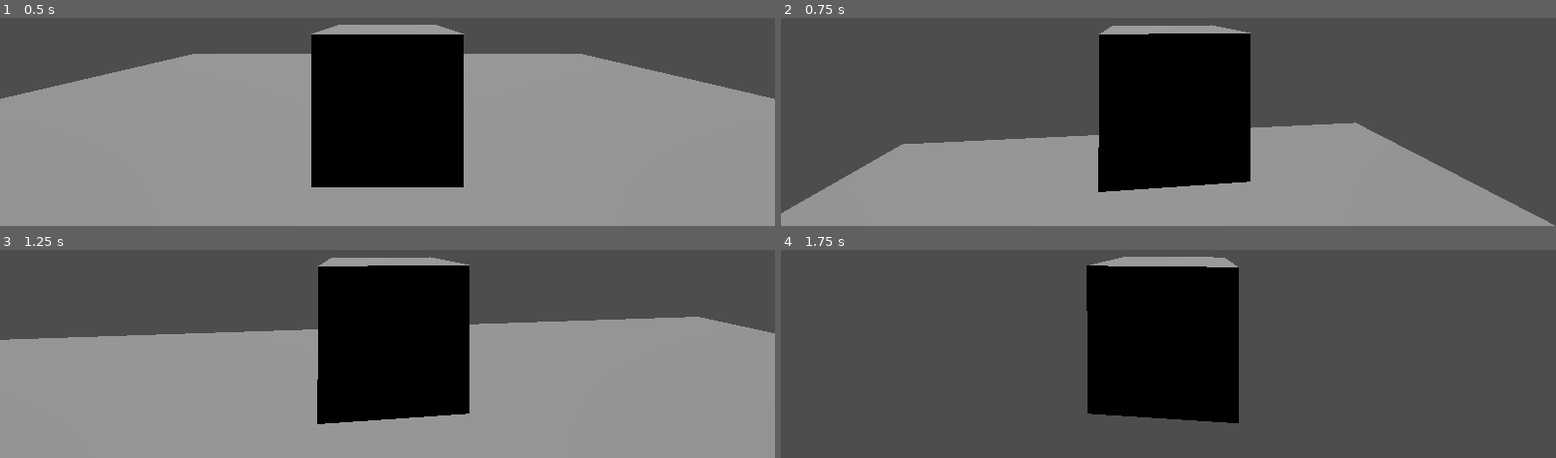
Above: before the commit, frames 1-4 (two rows, left to right).
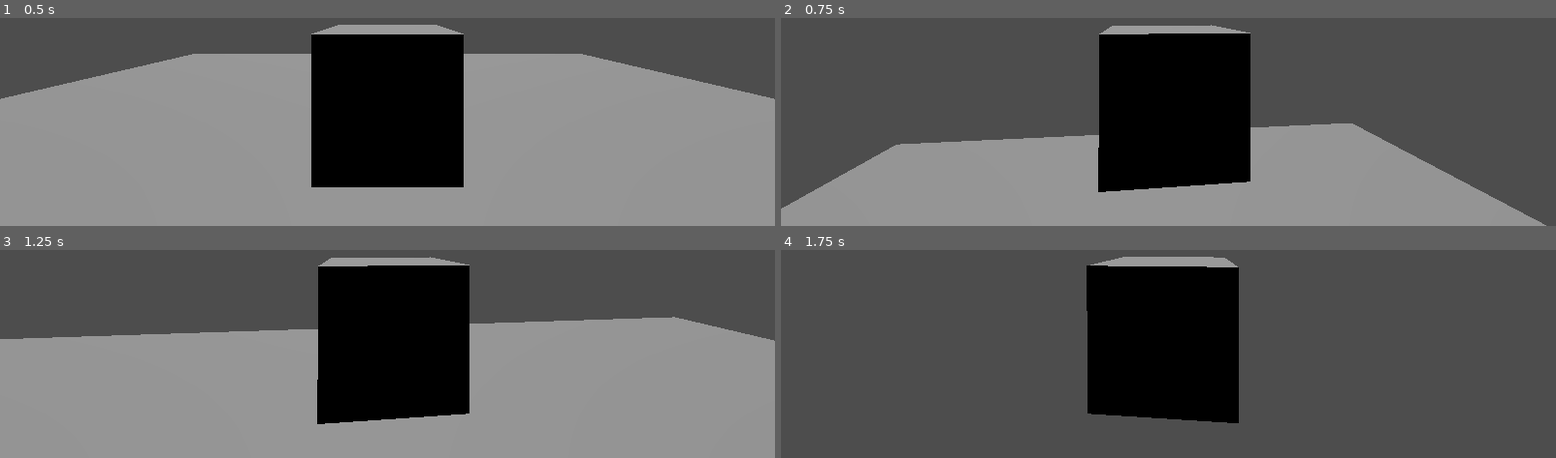
Above: after the commit, the same moments.

Repository: RavenRandomz/cube-extentialis-bossfight
Game: Godot game, scene res://testworld.tscn
Same seed, same stepped clock (60 frames per second), same inputs: the game is played once before the commit and once after it.
Inputs (mouse positions are in pixels of both pictures, inside the frame that each line leads up to):
- Up to frame 1 (0.5 s): no input
- Up to frame 2 (0.75 s): tap Enter (ui_accept) at 0.5 s; move the mouse to (outside the picture) at 0.52 s; hold Up (ui_up) from 0.53 s (still down); hold Shift from 0.53 s (still down); click (outside the picture) at 0.67 s
- Up to frame 3 (1.25 s): keep holding Up (ui_up); keep holding Shift; tap Enter (ui_accept) at 0.77 s
- Up to frame 4 (1.75 s): keep holding Up (ui_up); move the mouse to (outside the picture) at 1.27 s; release Shift at 1.28 s; tap Alt at 1.35 s; tap Enter (ui_accept) at 1.52 s

Frame 1 is identical in both runs. In frame 2, 0.7% of the frame differs, in the area x 0-100%, y 50-100%; in frame 3, 0.5%; in frame 4, less than 0.1%.

Commit message:
Add new input map for player
Update script again from mangled rebase

Diff:
--- a/character/player.tscn
+++ b/character/player.tscn
@@ -7,8 +7,9 @@
 
 [sub_resource type="BoxMesh" id="BoxMesh_gn7qv"]
 
-[node name="Player" type="CharacterBody3D"]
+[node name="Player" type="CharacterBody3D" node_paths=PackedStringArray("camera")]
 script = ExtResource("1_tb1br")
+camera = NodePath("OrbitalCamera")
 
 [node name="CollisionShape3D" type="CollisionShape3D" parent="."]
 shape = SubResource("BoxShape3D_mm66v")
--- a/project.godot
+++ b/project.godot
@@ -19,6 +19,33 @@
 
 project/assembly_name="Cubic Extentialis Bossfight"
 
+[input]
+
+player_forward={
+"deadzone": 0.5,
+"events": [Object(InputEventKey,"resource_local_to_scene":false,"resource_name":"","device":-1,"window_id":0,"alt_pressed":false,"shift_pressed":false,"ctrl_pressed":false,"meta_pressed":false,"pressed":false,"keycode":0,"physical_keycode":87,"key_label":0,"unicode":119,"echo":false,"script":null)
+, Object(InputEventKey,"resource_local_to_scene":false,"resource_name":"","device":-1,"window_id":0,"alt_pressed":false,"shift_pressed":false,"ctrl_pressed":false,"meta_pressed":false,"pressed":false,"keycode":0,"physical_keycode":4194320,"key_label":0,"unicode":0,"echo":false,"script":null)
+]
+}
+player_backward={
+"deadzone": 0.5,
+"events": [Object(InputEventKey,"resource_local_to_scene":false,"resource_name":"","device":-1,"window_id":0,"alt_pressed":false,"shift_pressed":false,"ctrl_pressed":false,"meta_pressed":false,"pressed":false,"keycode":0,"physical_keycode":83,"key_label":0,"unicode":115,"echo":false,"script":null)
+, Object(InputEventKey,"resource_local_to_scene":false,"resource_name":"","device":-1,"window_id":0,"alt_pressed":false,"shift_pressed":false,"ctrl_pressed":false,"meta_pressed":false,"pressed":false,"keycode":0,"physical_keycode":4194322,"key_label":0,"unicode":0,"echo":false,"script":null)
+]
+}
+player_strafeleft={
+"deadzone": 0.5,
+"events": [Object(InputEventKey,"resource_local_to_scene":false,"resource_name":"","device":-1,"window_id":0,"alt_pressed":false,"shift_pressed":false,"ctrl_pressed":false,"meta_pressed":false,"pressed":false,"keycode":0,"physical_keycode":65,"key_label":0,"unicode":97,"echo":false,"script":null)
+, Object(InputEventKey,"resource_local_to_scene":false,"resource_name":"","device":-1,"window_id":0,"alt_pressed":false,"shift_pressed":false,"ctrl_pressed":false,"meta_pressed":false,"pressed":false,"keycode":0,"physical_keycode":4194319,"key_label":0,"unicode":0,"echo":false,"script":null)
+]
+}
+player_straferight={
+"deadzone": 0.5,
+"events": [Object(InputEventKey,"resource_local_to_scene":false,"resource_name":"","device":-1,"window_id":0,"alt_pressed":false,"shift_pressed":false,"ctrl_pressed":false,"meta_pressed":false,"pressed":false,"keycode":0,"physical_keycode":4194321,"key_label":0,"unicode":0,"echo":false,"script":null)
+, Object(InputEventKey,"resource_local_to_scene":false,"resource_name":"","device":-1,"window_id":0,"alt_pressed":false,"shift_pressed":false,"ctrl_pressed":false,"meta_pressed":false,"pressed":false,"keycode":0,"physical_keycode":68,"key_label":0,"unicode":100,"echo":false,"script":null)
+]
+}
+
 [physics]
 
 3d/default_gravity=30.0
--- a/scripts/player.gd
+++ b/scripts/player.gd
@@ -1,6 +1,7 @@
 class_name Player
 extends CharacterBody3D
 
+@export var camera: Node3D
 
 const SPEED = 5.0
 const JUMP_VELOCITY = 10
@@ -20,8 +21,8 @@
 
 	# Get the input direction and handle the movement/deceleration.
 	# As good practice, you should replace UI actions with custom gameplay actions.
-	var input_dir = Input.get_vector("ui_left", "ui_right", "ui_up", "ui_down")
-	var direction = (transform.basis * Vector3(input_dir.x, 0, input_dir.y)).normalized()
+	var input_dir = Input.get_vector("player_strafeleft", "player_straferight", "player_forward", "player_backward")
+	var direction = (camera.transform.basis * Vector3(input_dir.x, 0, input_dir.y)).normalized()
 	if direction:
 		velocity.x = direction.x * SPEED
 		velocity.z = direction.z * SPEED
